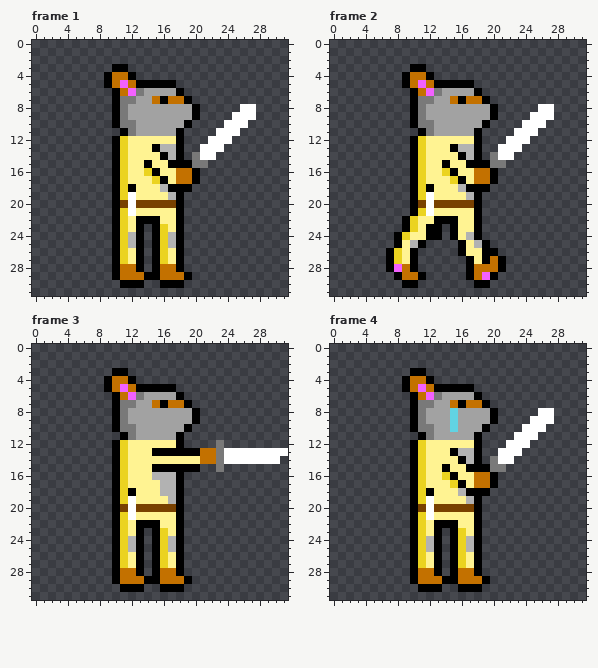
Pixel-art file: Assets/Art/Aseprite Files/Knight.aseprite. The first picture shows the starting point.
32x32 pixels, 4 frames. Shown: frame 1, frame 2, frame 3, frame 4.
After the commit:
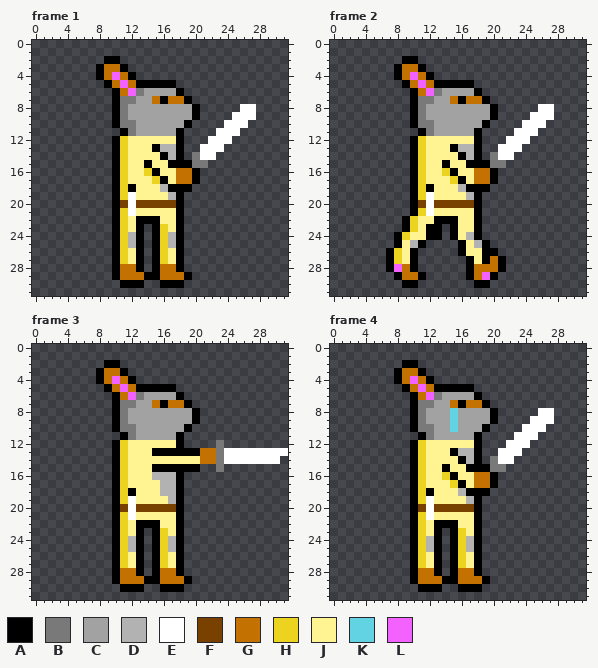
Palette (. is transparent): A #000000  B #797979  C #a2a2a2  D #b2b2b2  E #ffffff  F #794100  G #c37100  H #ebd320  J #fff392  K #61d3e3  L #f361ff
From the commit log: implemented knight attack
Edits made:
{"where": "frame 1"}
{"frame":1,"y":2,"x":9,"old":"..","new":"AA"}
{"frame":1,"y":3,"x":8,"old":"..A","new":"AGG"}
{"frame":1,"y":4,"x":8,"old":".AG","new":"AGL"}
{"where": "frame 2"}
{"frame":2,"y":2,"x":9,"old":"..","new":"AA"}
{"frame":2,"y":3,"x":8,"old":"..A","new":"AGG"}
{"frame":2,"y":4,"x":8,"old":".AG","new":"AGL"}
{"where": "frame 3"}
{"frame":3,"y":2,"x":9,"old":"..","new":"AA"}
{"frame":3,"y":3,"x":8,"old":"..A","new":"AGG"}
{"frame":3,"y":4,"x":8,"old":".AG","new":"AGL"}
{"where": "frame 4"}
{"frame":4,"y":2,"x":9,"old":"..","new":"AA"}
{"frame":4,"y":3,"x":8,"old":"..A","new":"AGG"}
{"frame":4,"y":4,"x":8,"old":".AG","new":"AGL"}
{"label":"changed","picture_box":[96,56,120,80]}
{"label":"changed","picture_box":[394,56,418,80]}
{"label":"changed","picture_box":[96,360,120,384]}
{"label":"changed","picture_box":[394,360,418,384]}
